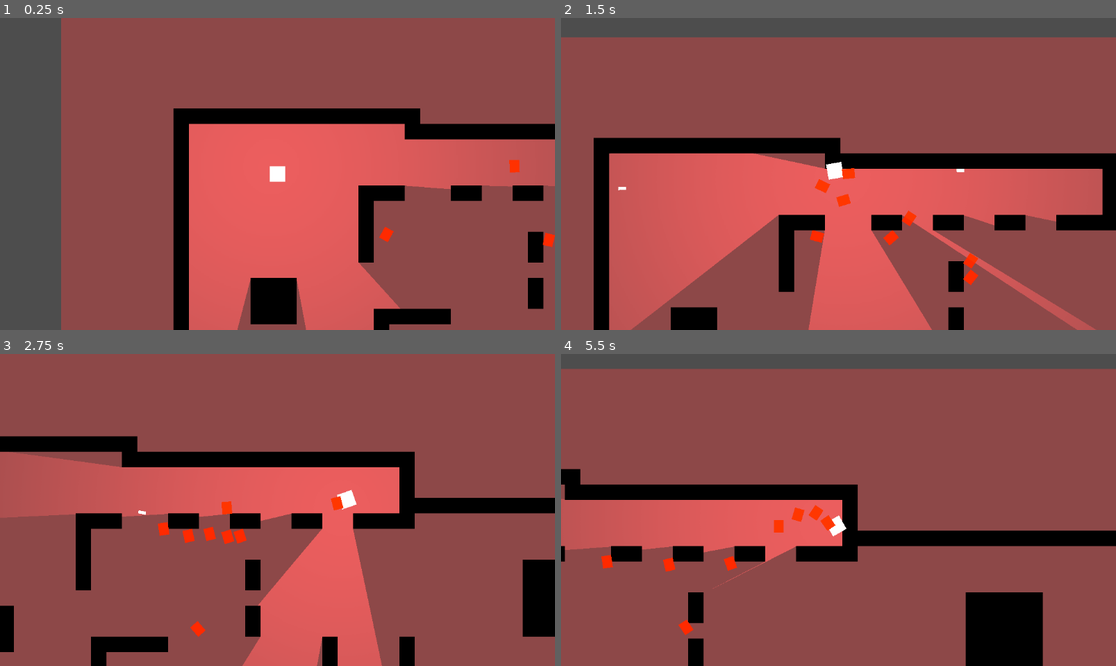
Above: before the commit, frames 1-4 (two rows, left to right).
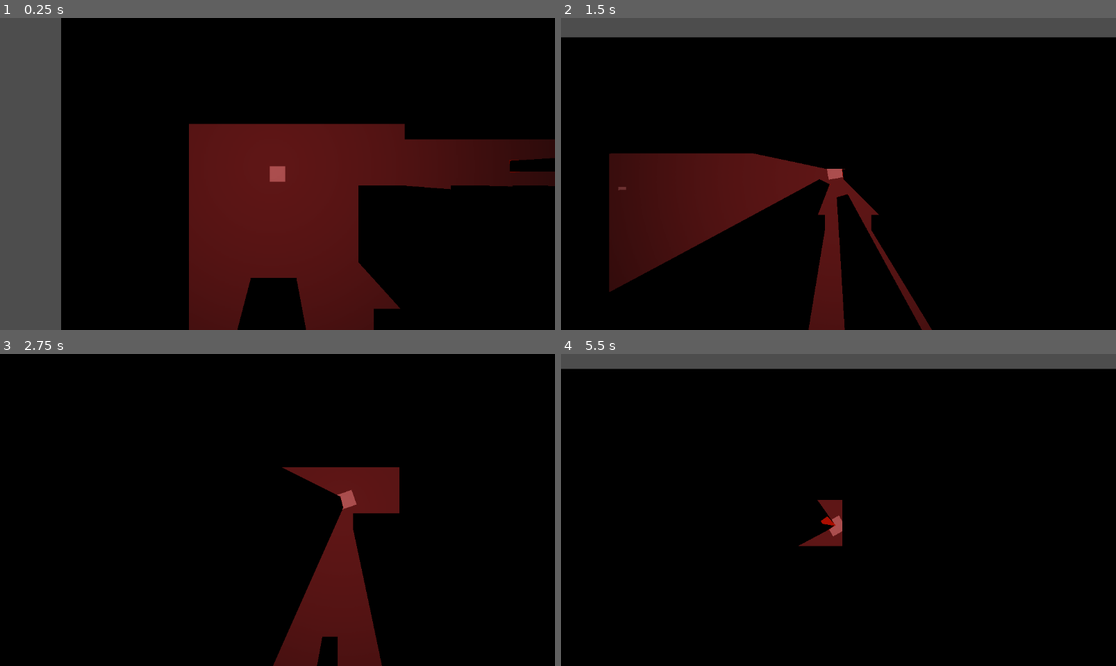
Above: after the commit, the same moments.

Repository: ArcticGizmo/godot-2d-shooter
Game: Godot game, scene res://World.tscn
Two runs of this game, one before a commit and one after it. Both use one fixed random seed, a clock stepped at 60 frames per second and the inputs below.
Inputs (mouse positions are in pixels of both pictures, inside the frame that each line leads up to):
- Up to frame 1 (0.25 s): no input
- Up to frame 2 (1.5 s): move the mouse to (960, 158) at 0.52 s; hold D (right) 0.53-1.28 s; click (960, 158) at 0.6 s; move the mouse to (727, 189) at 1.27 s; hold S (down) from 1.28 s (still down); click (727, 189) at 1.35 s
- Up to frame 3 (2.75 s): move the mouse to (333, 441) at 2.02 s; release S (down) at 2.03 s; hold D (right) from 2.03 s (still down); click (333, 441) at 2.1 s
- Up to frame 4 (5.5 s): move the mouse to (810, 572) at 2.77 s; release D (right) at 2.78 s; hold W (up) 2.78-3.53 s; click (810, 572) at 2.85 s; move the mouse to (1005, 556) at 3.52 s; hold A (left) 3.53-5.03 s; click (1005, 556) at 3.6 s; move the mouse to (672, 463) at 4.27 s; click (672, 463) at 4.35 s; move the mouse to (866, 510) at 5.02 s; hold S (down) from 5.03 s (still down); click (866, 510) at 5.1 s

The runs differ from the first frame. In frame 1, 80% of the frame differs, in the area x 11-100%, y 0-100%; in frame 2, 84%; in frame 3, 89%, in the area x 0-100%, y 0-100%; in frame 4, 85%.

Commit message:
added visibility shadow

Diff:
--- a/Enemy.tscn
+++ b/Enemy.tscn
@@ -1,10 +1,13 @@
-[gd_scene load_steps=5 format=3 uid="uid://1exed6s0xqec"]
+[gd_scene load_steps=6 format=3 uid="uid://1exed6s0xqec"]
 
 [ext_resource type="Script" path="res://Enemy.gd" id="1_f37gt"]
 [ext_resource type="Texture2D" uid="uid://ciqhhcywmh7in" path="res://Player.png" id="1_qilao"]
 
 [sub_resource type="RectangleShape2D" id="RectangleShape2D_4cpv7"]
 size = Vector2(10, 12.5)
+
+[sub_resource type="OccluderPolygon2D" id="OccluderPolygon2D_ngta0"]
+polygon = PackedVector2Array(-5, -6, 5, -6, 5, 6, -5, 6)
 
 [sub_resource type="RectangleShape2D" id="RectangleShape2D_d7w2u"]
 size = Vector2(11.5, 14)
@@ -20,7 +23,12 @@
 scale = Vector2(0.64, 0.8)
 texture = ExtResource("1_qilao")
 
+[node name="LightOccluder2D" type="LightOccluder2D" parent="Sprite2D"]
+scale = Vector2(1.5625, 1.25)
+occluder = SubResource("OccluderPolygon2D_ngta0")
+
 [node name="Area2D" type="Area2D" parent="."]
+visible = false
 
 [node name="CollisionShape2D" type="CollisionShape2D" parent="Area2D"]
 shape = SubResource("RectangleShape2D_d7w2u")
--- a/World.tscn
+++ b/World.tscn
@@ -106,4 +106,8 @@
 [node name="Enemy12" parent="." instance=ExtResource("3_3kimn")]
 position = Vector2(366, 430)
 
+[node name="CanvasModulate" type="CanvasModulate" parent="."]
+position = Vector2(366, 430)
+color = Color(0, 0, 0, 1)
+
 [connection signal="body_entered" from="Player/Area2D" to="Player" method="_on_area_2d_body_entered"]
